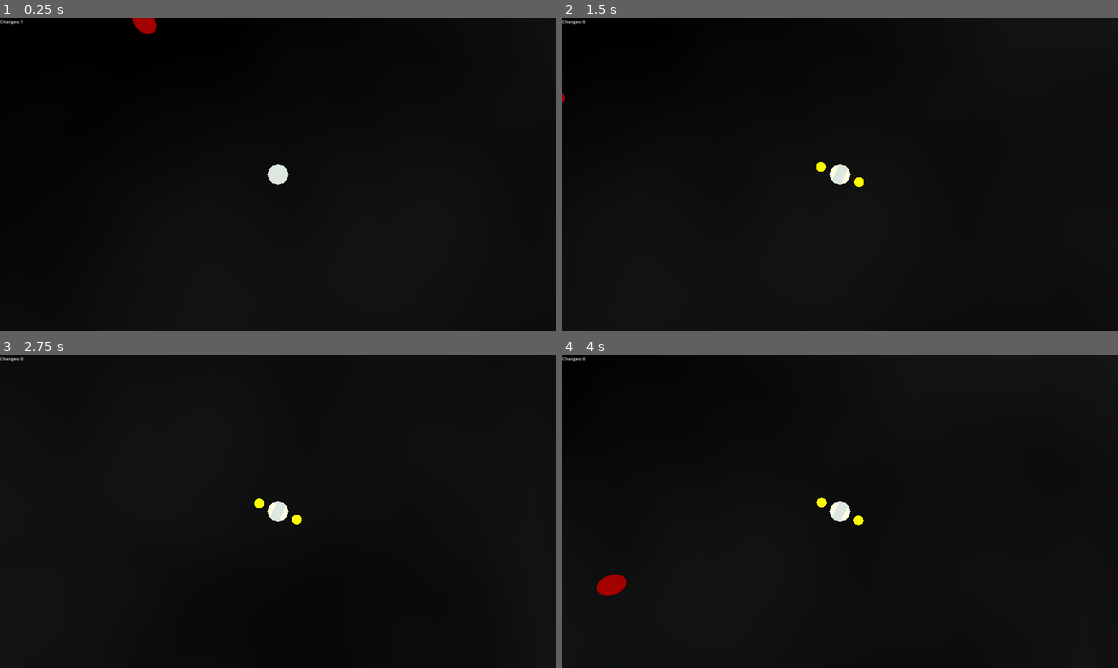
Above: before the commit, frames 1-4 (two rows, left to right).
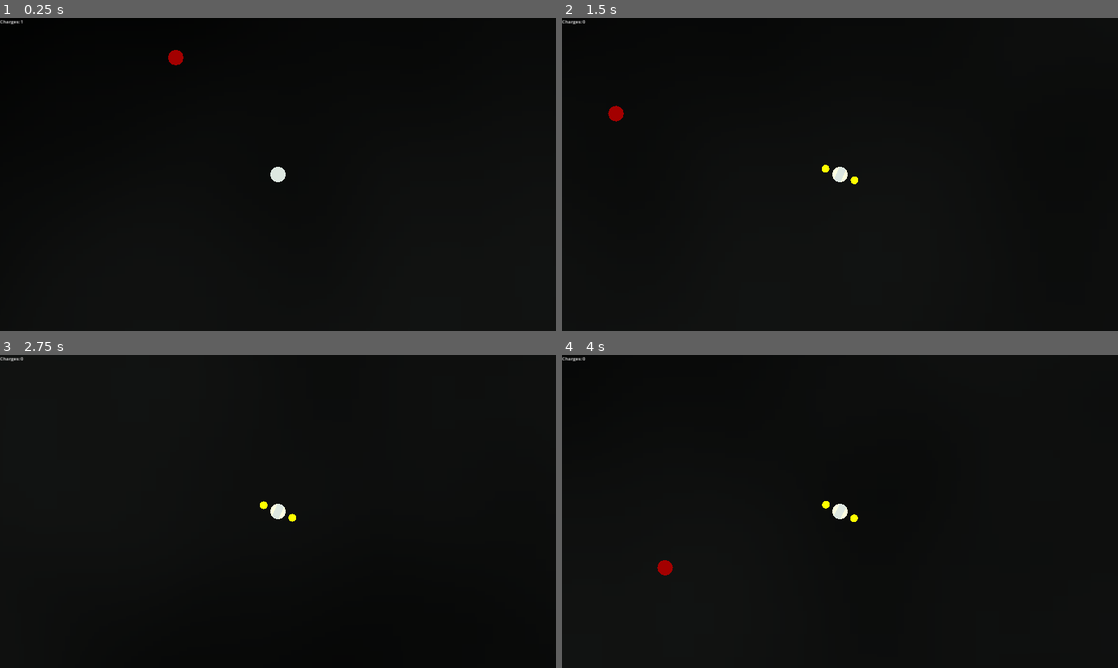
Above: after the commit, the same moments.

Repository: doctor-g/LD55
Game: Godot game, scene res://world.tscn
The game is run twice, just before and just after one commit, with the same random seed, the same clock (stepped at 60 frames per second) and the same inputs.
Inputs (mouse positions are in pixels of both pictures, inside the frame that each line leads up to):
- Up to frame 1 (0.25 s): no input
- Up to frame 2 (1.5 s): move the mouse to (962, 158) at 0.52 s; hold D (move_right) 0.53-1.28 s; tap Space (summon) at 0.6, 1.35 s; move the mouse to (728, 190) at 1.27 s; hold S (move_down) from 1.28 s (still down)
- Up to frame 3 (2.75 s): move the mouse to (333, 442) at 2.02 s; release S (move_down) at 2.03 s; hold D (move_right) from 2.03 s (still down); tap Space (summon) at 2.1 s
- Up to frame 4 (4 s): move the mouse to (812, 574) at 2.77 s; release D (move_right) at 2.78 s; hold W (move_up) 2.78-3.53 s; tap Space (summon) at 2.85, 3.6 s; move the mouse to (1006, 558) at 3.52 s; hold A (move_left) from 3.53 s (still down)

The runs differ from the first frame. In frame 1, 0.4% of the frame differs, in the area x 23-52%, y 0-54%; in frame 2, 0.3%; in frame 3, 0.2%; in frame 4, 0.6%, in the area x 6-55%, y 45-77%.

Commit message:
Prevent pickup depth illusions
With a perspective camera, it looked like the pickups were moving more than intended.
Orthographic is more what I want here.

Diff:
--- a/project/hero.tscn
+++ b/project/hero.tscn
@@ -26,6 +26,9 @@
 
 [node name="Camera3D" type="Camera3D" parent="."]
 transform = Transform3D(1, 0, 0, 0, -4.37114e-08, 1, 0, -1, -4.37114e-08, 0, 10, 0)
+projection = 1
+current = true
+size = 20.0
 
 [node name="Satellites" type="Node3D" parent="."]
 
